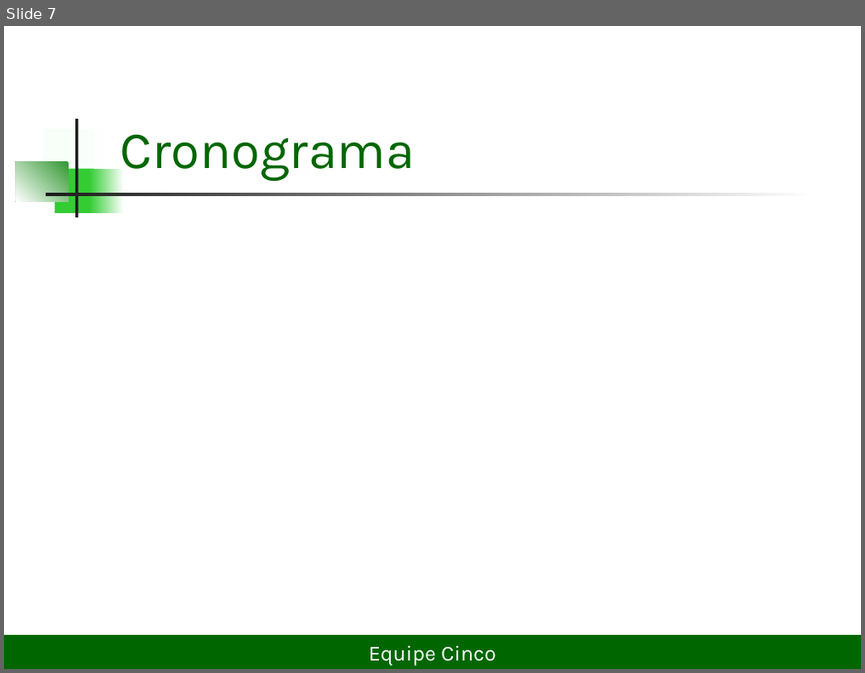
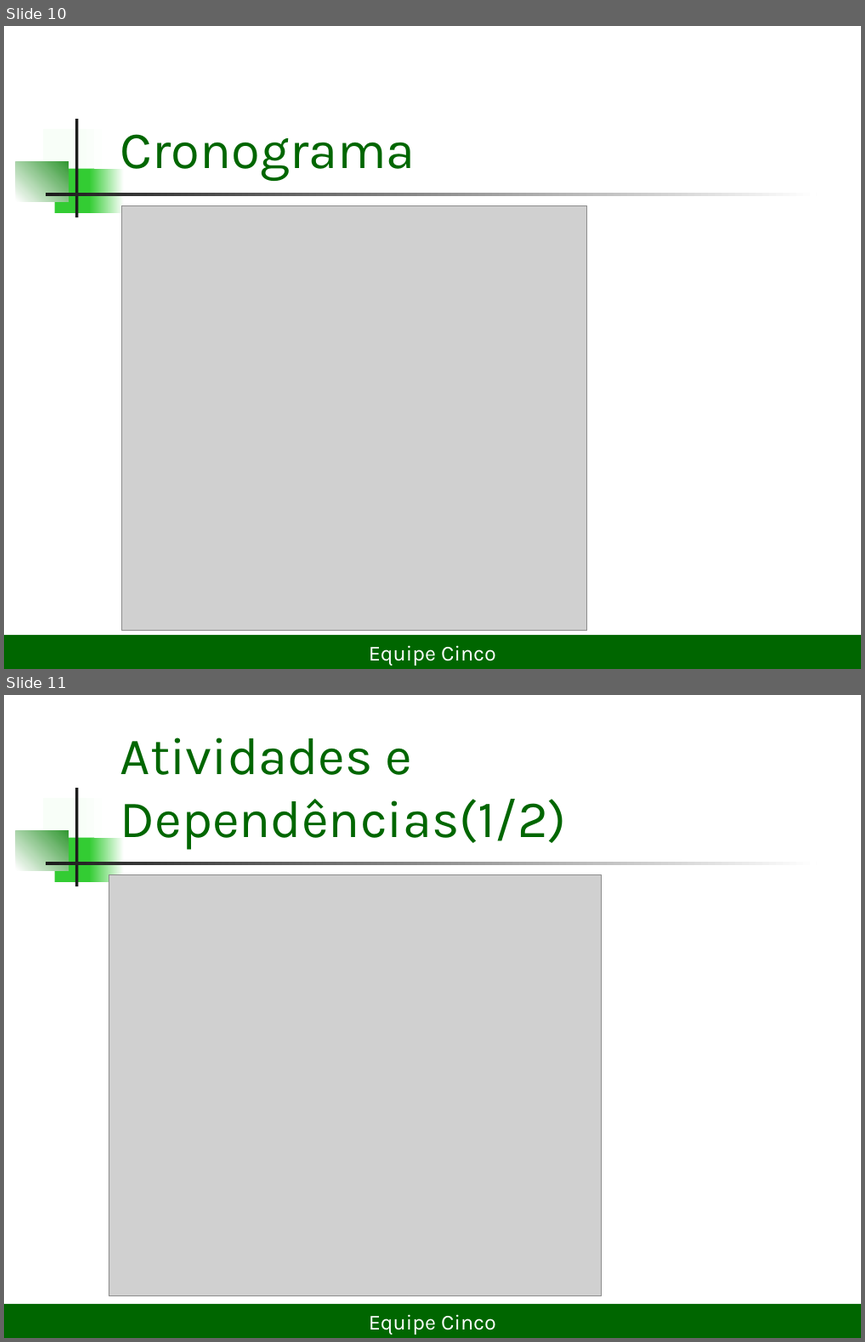
Before and after one commit to lDarthKill/xadrez-es2-compuff, a slide deck: Documentos/Projeto Xadrez.ppt. Shown one above the other, each under a label of ours: slide 7 before the commit, slides 10 and 11 after it. The pictures are 865x673 and 865x1342 pixels, drawn with LibreOffice and Linux fonts; fonts in the diff are those of the drawing; grey boxes stand for pictures. Boxes give left, top, right and bottom in pixels: in the first picture for what was removed or moved away, otherwise in the second. Text is boxed around its words. In the diff, an @@ line names an element or a change of style, - is before the commit and + after.

```diff
--- a/Documentos/Projeto Xadrez.ppt
+++ b/Documentos/Projeto Xadrez.ppt
@@ slide 11 added at <box>4,695,861,1338</box>, background #FFFFFF; not listed: 7 template elements that a slide beside it also shows @@
@@ title added at <box>120,737,567,850</box>, 44 pt, text #006600 @@
+Atividades e Dependências(1/2)
@@ picture added at <box>109,875,602,1296</box> @@
@@ rectangle added at <box>4,1304,861,1338</box>, fill #006600, 18 pt, text #FFFFFF @@
+Equipe Cinco
@@ what was slide 7 is now slide 10 @@
@@ slide 10 changed as well @@
@@ rectangle at <box>90,168,124,213</box>: fill gradient #FFFFFF to #33CC33 to gradient #33CC33 to #FFFFFF @@
@@ picture added at <box>122,206,587,631</box> @@
```
Also in this commit, not shown: 5 other slides changed, 10 other slides added, 1 slide removed, 6 other files.
